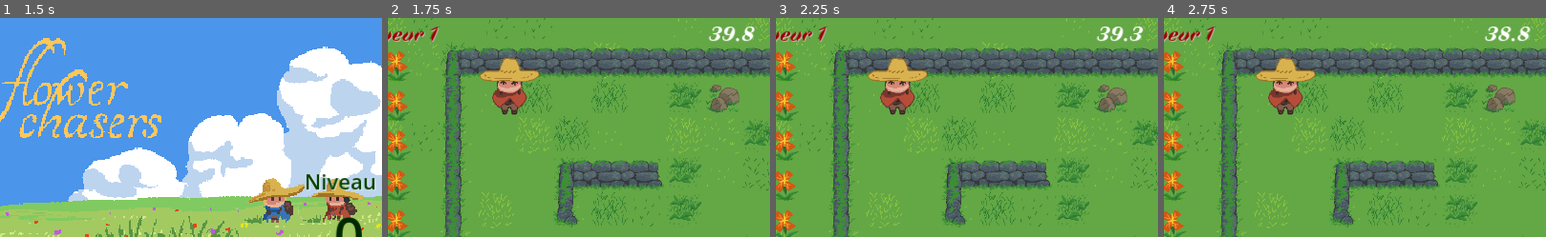
Above: before the commit, frames 1-4 (left to right).
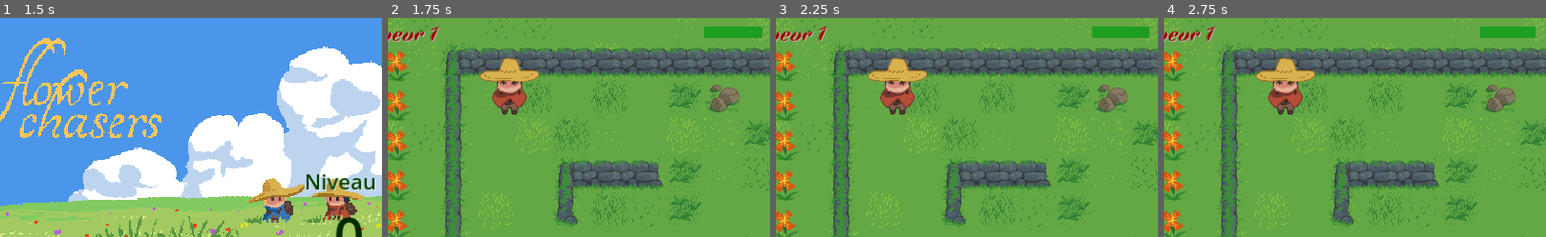
Above: after the commit, the same moments.

Repository: FablabMurat/2025GameJamCantal-1
Game: Godot game, scene res://root.tscn
Same seed, same stepped clock (60 frames per second), same inputs: the game is played once before the commit and once after it.
Inputs:
- Up to frame 1 (1.5 s): click "Start !" at 0.5 s; tap Enter (ui_accept) at 1.25 s; hold Right (ui_right) from 1.28 s (still down)
- Up to frame 2 (1.75 s): keep holding Right (ui_right); tap Enter (ui_accept) at 1.52 s
- Up to frame 3 (2.25 s): keep holding Right (ui_right)
- Up to frame 4 (2.75 s): keep holding Right (ui_right); tap Enter (ui_accept) at 2.27 s
The pictures show only the part of the screen within x 5-55%, y 0-50%; the shares and areas given below are measured in that part.

Frame 1 is identical in both runs. In frame 2, 0.9% of the frame differs, in the area x 82-98%, y 3-11%; in frame 3, 0.9%; in frame 4, 0.9%.

Commit message:
Version basique de la ProgressBar du temps de jeu, réduction du niveau 1 à 20 s (pour faciliter les tests)

Diff:
--- a/niveau_1.tscn
+++ b/niveau_1.tscn
@@ -6,7 +6,7 @@
 [node name="Niveau_1" type="Node2D"]
 script = ExtResource("1_ry3bt")
 mission = Array[int]([5, 5])
-duree = 40
+duree = 20
 
 [node name="Sol" type="TileMapLayer" parent="."]
 tile_map_data = PackedByteArray("AAABAAAAAgABAAMAAAAEAAAAAgAEAAIAAAADAAAAAgABAAMAAAACAAAAAgAIAAQAAAAFAAAAAgAIAAMAAAAGAA …(2560 unchanged characters)…
--- a/zonejeu.gd
+++ b/zonejeu.gd
@@ -3,8 +3,6 @@
 
 var dureemax : float = 0.0
 var niveau : Niveau
-
-const RANDFLOWERS = 25
 
 signal niveaufini(winner : Perso)
 
@@ -41,10 +39,14 @@
 	# Duree max de la mission
 	if dureemax > 0.0 :
 		$DureeJeuTimer.start(dureemax)
-		%LabelDuree.show()
+		#%LabelDuree.show()
+		%ProgressBarDuree.max_value = dureemax # FIXME : pas idéal
+		%ProgressBarDuree.show()
 		updateduree()
 	else:
-		%LabelDuree.hide()
+		#FIXME joueur plutôt sur la HBox
+		#%LabelDuree.hide()
+		%ProgressBarDuree.hide()
 
 func semegazon() :
 	var cells = Array()
@@ -55,8 +57,16 @@
 
 func updateduree():
 	if dureemax > 0 :
-		%LabelDuree.text = "%.1f" % $DureeJeuTimer.time_left
+		var timeleft = $DureeJeuTimer.time_left
+		#%LabelDuree.text = "%.1f" % timeleft
 
+		%ProgressBarDuree.value = timeleft
+		if timeleft <= 5:
+			%ProgressBarDuree.set_theme_type_variation("ProgressBarAlert")
+		elif timeleft <= 10:
+			%ProgressBarDuree.set_theme_type_variation("ProgressBarWarning")
+		else:
+			%ProgressBarDuree.set_theme_type_variation("")
 
 func removeflower(nperso,flowertype):
 	if nperso == 1 :
--- a/zonejeu.tscn
+++ b/zonejeu.tscn
@@ -1,10 +1,30 @@
-[gd_scene load_steps=8 format=3 uid="uid://cp8fllwg0m5kk"]
+[gd_scene load_steps=13 format=3 uid="uid://cp8fllwg0m5kk"]
 
 [ext_resource type="Script" path="res://zonejeu.gd" id="1_1no86"]
 [ext_resource type="TileSet" uid="uid://i2gurbxbug2t" path="res://Ressources/Images/tileset_wip.tres" id="2_gaf4e"]
 [ext_resource type="FontFile" uid="uid://dev8uh68b6uk" path="res://Ressources/Font/Faune-DisplayBoldItalic.otf" id="3_e4hnx"]
 
 [sub_resource type="StyleBoxEmpty" id="StyleBoxEmpty_npq7m"]
+
+[sub_resource type="StyleBoxFlat" id="StyleBoxFlat_3pfds"]
+bg_color = Color(0.389287, 0.389287, 0.389287, 0.0431373)
+
+[sub_resource type="StyleBoxFlat" id="StyleBoxFlat_haxq8"]
+bg_color = Color(0.117821, 0.618786, 0.127736, 1)
+
+[sub_resource type="StyleBoxFlat" id="StyleBoxFlat_7nn4h"]
+bg_color = Color(0.894118, 0.0705882, 0.211765, 1)
+
+[sub_resource type="StyleBoxFlat" id="StyleBoxFlat_n2kn6"]
+bg_color = Color(0.862745, 0.776471, 0.0235294, 1)
+
+[sub_resource type="Theme" id="Theme_hyxdw"]
+ProgressBar/styles/background = SubResource("StyleBoxFlat_3pfds")
+ProgressBar/styles/fill = SubResource("StyleBoxFlat_haxq8")
+ProgressBarAlert/base_type = &"ProgressBar"
+ProgressBarAlert/styles/fill = SubResource("StyleBoxFlat_7nn4h")
+ProgressBarWarning/base_type = &"ProgressBar"
+ProgressBarWarning/styles/fill = SubResource("StyleBoxFlat_n2kn6")
 
 [sub_resource type="StyleBoxFlat" id="StyleBoxFlat_io48j"]
 bg_color = Color(0.84, 0.80752, 0.3528, 1)
@@ -97,6 +117,15 @@
 theme_override_fonts/font = ExtResource("3_e4hnx")
 theme_override_font_sizes/font_size = 36
 
+[node name="ProgressBarDuree" type="ProgressBar" parent="PanelContainer/VBoxContainerCenter/HBox"]
+unique_name_in_owner = true
+custom_minimum_size = Vector2(100, 20)
+layout_mode = 2
+size_flags_vertical = 4
+theme = SubResource("Theme_hyxdw")
+step = 0.1
+show_percentage = false
+
 [node name="VBoxContainer2" type="VBoxContainer" parent="PanelContainer"]
 unique_name_in_owner = true
 layout_mode = 2
